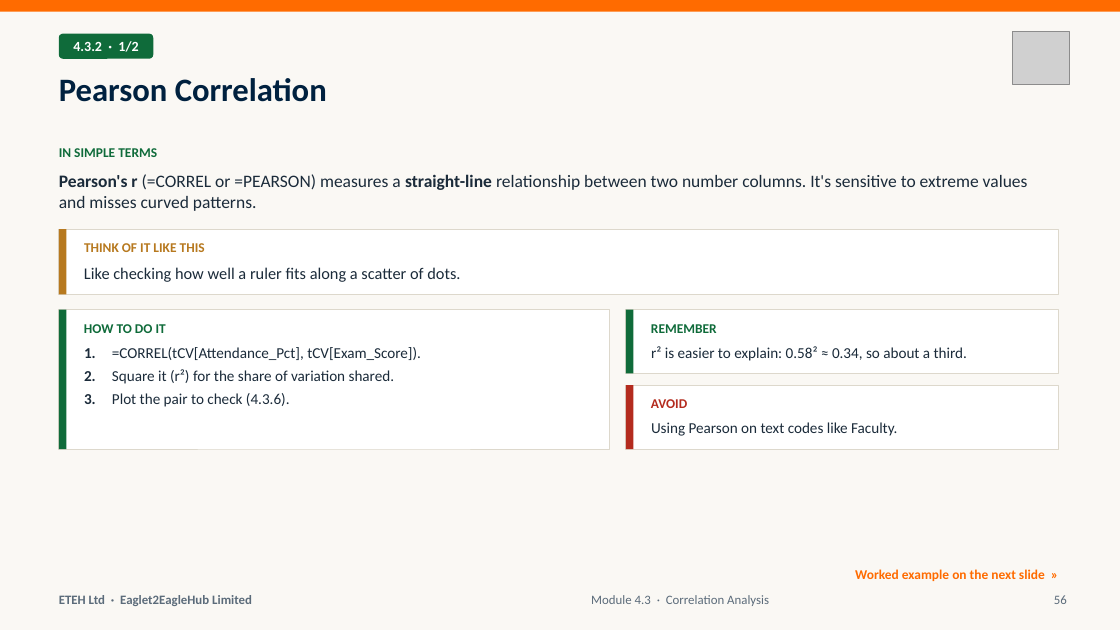
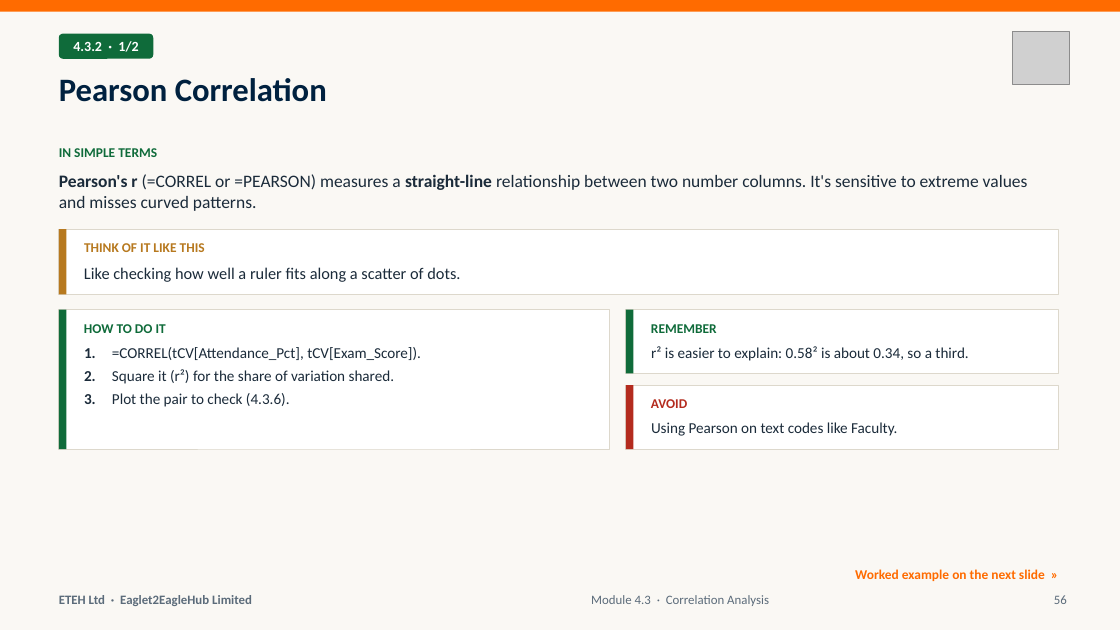
Before and after one commit to MaxiKen/ETEH, a slide deck: slide 56 of ETEH_Bootcamp_Pack/ETEH_Vol4_Week4_Stats_Forecast_AI_Slides.pptx. Drawn at 1120x630 pixels with LibreOffice and Linux fonts; fonts in the diff are those of the drawing; grey boxes stand for pictures. Boxes give left, top, right and bottom in pixels: in the first picture for what was removed or moved away, otherwise in the second. Text is boxed around its words. In the diff, an @@ line names an element or a change of style, - is before the commit and + after.

```diff
--- a/ETEH_Bootcamp_Pack/ETEH_Vol4_Week4_Stats_Forecast_AI_Slides.pptx
+++ b/ETEH_Bootcamp_Pack/ETEH_Vol4_Week4_Stats_Forecast_AI_Slides.pptx
@@ text at bbox=[651, 346, 968, 361]: text changed @@
-r² is easier to explain: 0.58² ≈ 0.34, so about a third.
+r² is easier to explain: 0.58² is about 0.34, so a third.
```
Also in this commit, not shown: 8 other slides changed, 12 other files.
